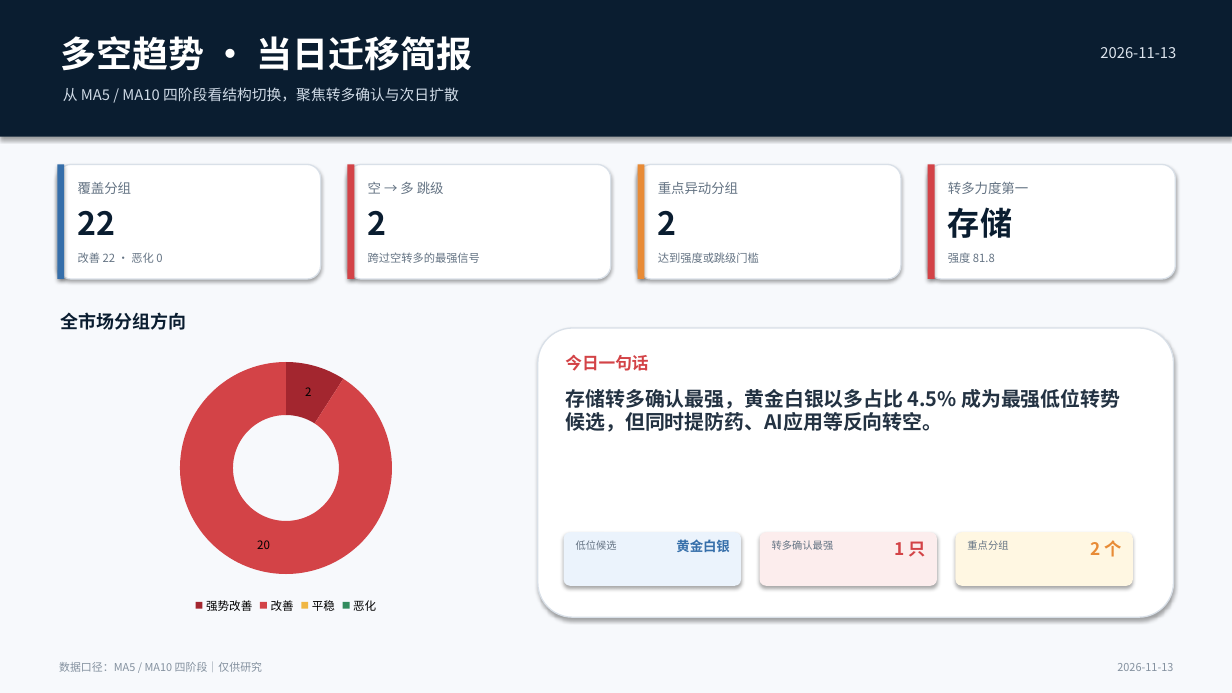
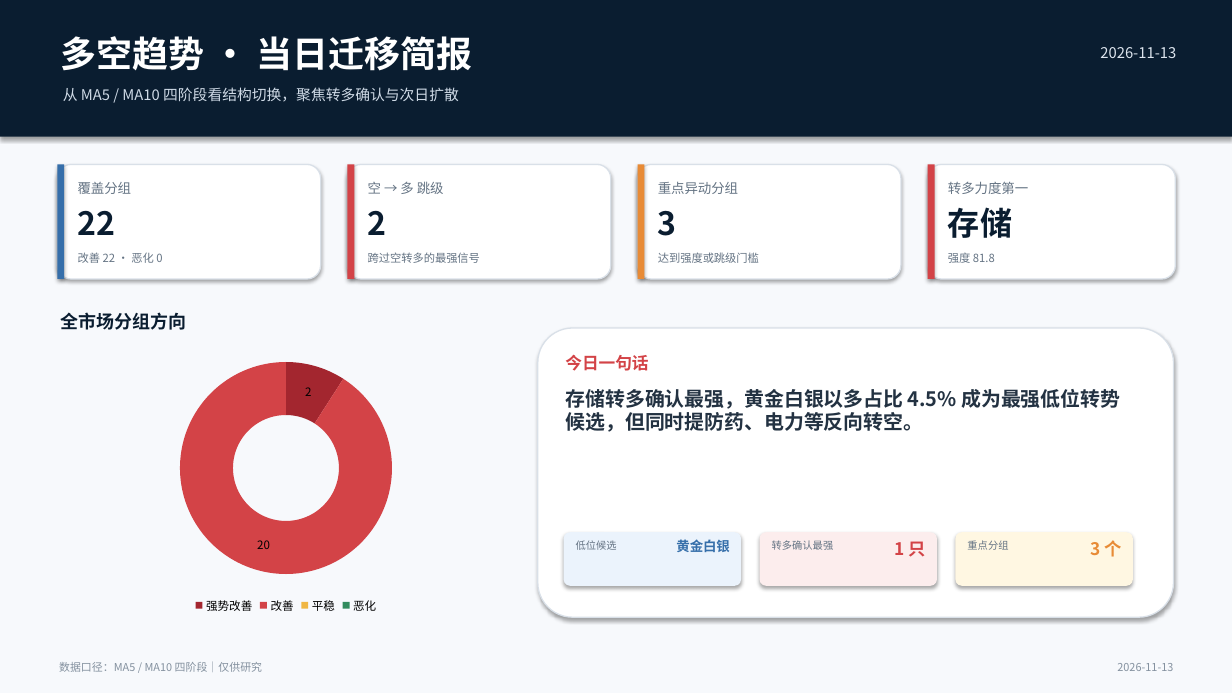
Before and after one commit to nancybhc/a-share-blast-lab, a slide deck: slide 1 of assets/多空阶段简报_2026-11-13.pptx. Drawn at 1232x693 pixels with LibreOffice and Linux fonts; fonts in the diff are those of the drawing. Boxes give left, top, right and bottom in pixels: in the first picture for what was removed or moved away, otherwise in the second. Text is boxed around its words. In the diff, an @@ line names an element or a change of style, - is before the commit and + after.

```diff
--- a/assets/多空阶段简报_2026-11-13.pptx
+++ b/assets/多空阶段简报_2026-11-13.pptx
@@ text at box(658, 211, 677, 236): text changed @@
-2
+3
@@ text at box(566, 389, 1120, 432): text changed @@
-存储转多确认最强，黄金白银以多占比 4.5% 成为最强低位转势候选，但同时提防药、AI应用等反向转空。
+存储转多确认最强，黄金白银以多占比 4.5% 成为最强低位转势候选，但同时提防药、电力等反向转空。
@@ text at box(1090, 540, 1122, 557): text changed @@
-2 个
+3 个
```
Also in this commit, not shown: 3 other slides changed, 13 other files.
